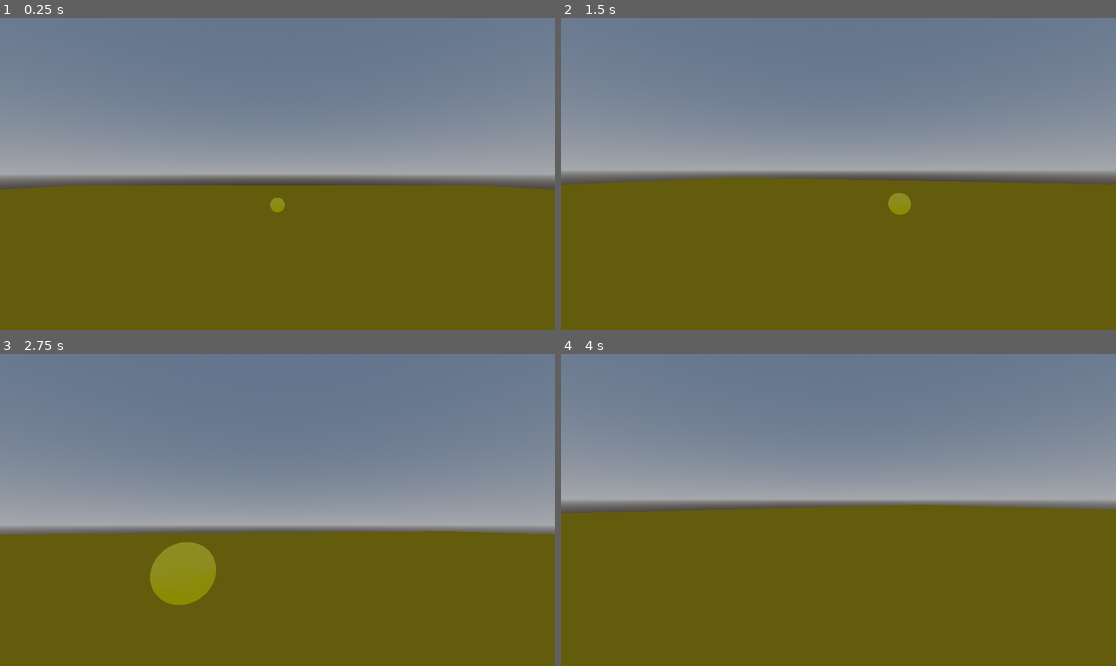
Above: before the commit, frames 1-4 (two rows, left to right).
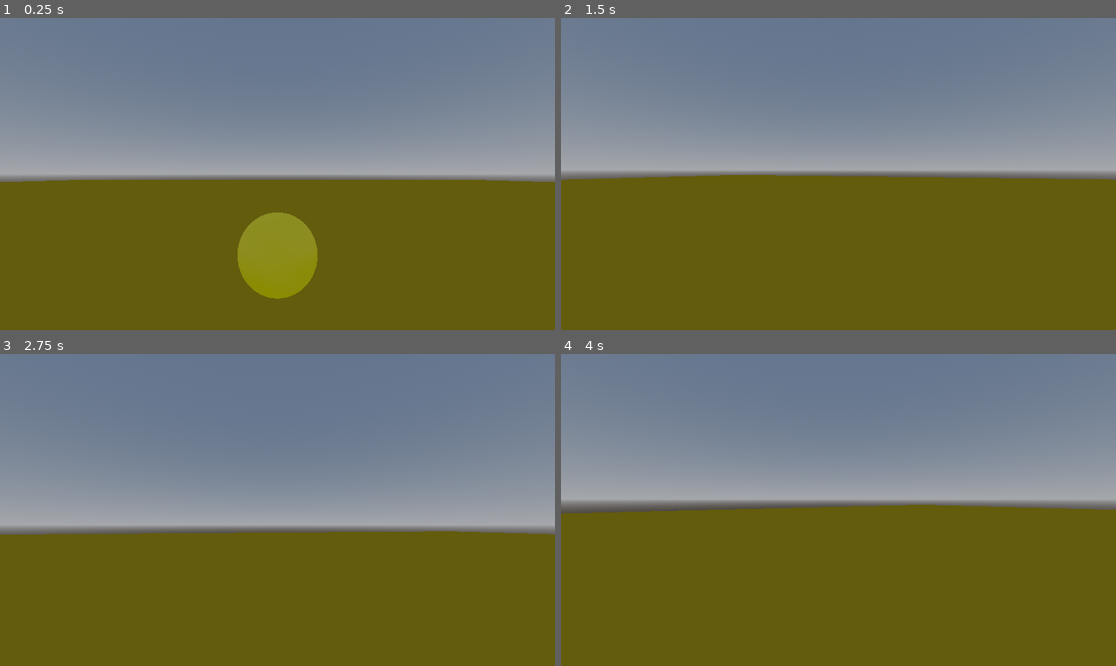
Above: after the commit, the same moments.

Repository: tajsDev/cleanser
Game: Godot game, scene res://Levels/level_one.tscn
Same seed, same stepped clock (60 frames per second), same inputs: the game is played once before the commit and once after it.
Inputs (mouse positions are in pixels of both pictures, inside the frame that each line leads up to):
- Up to frame 1 (0.25 s): no input
- Up to frame 2 (1.5 s): tap Enter (ui_accept) at 0.5, 0.77 s; move the mouse to (866, 174) at 0.52 s; hold Up (ui_up) from 0.53 s (still down); move the mouse to (810, 174) at 1.27 s
- Up to frame 3 (2.75 s): keep holding Up (ui_up); tap Enter (ui_accept) at 1.52 s; move the mouse to (288, 503) at 2.02 s
- Up to frame 4 (4 s): keep holding Up (ui_up); move the mouse to (832, 516) at 2.77 s; tap Enter (ui_accept) at 3.02, 3.77 s; move the mouse to (877, 513) at 3.52 s

The runs differ from the first frame. In frame 1, 5.1% of the frame differs, in the area x 0-100%, y 51-90%; in frame 2, 1.4%; in frame 3, 1.9%; in frame 4, nothing differs.

Commit message:
nav agent start

Diff:
--- a/Levels/level_one.tscn
+++ b/Levels/level_one.tscn
@@ -1,7 +1,10 @@
-[gd_scene load_steps=8 format=3 uid="uid://1psxygxh4rvo"]
+[gd_scene load_steps=9 format=3 uid="uid://1psxygxh4rvo"]
 
 [ext_resource type="PackedScene" uid="uid://ds5rdkbb2n5fq" path="res://Player/player.tscn" id="1_ethjy"]
+[ext_resource type="Script" path="res://Scripts/nav_mesh.gd" id="1_vmttd"]
 [ext_resource type="PackedScene" uid="uid://busavbu5ruen3" path="res://Enemies/villager.tscn" id="2_fppoc"]
+
+[sub_resource type="NavigationMesh" id="NavigationMesh_5e0kf"]
 
 [sub_resource type="StandardMaterial3D" id="StandardMaterial3D_0ilk5"]
 albedo_color = Color(0.384314, 0.356863, 0.211765, 1)
@@ -9,30 +12,31 @@
 [sub_resource type="BoxMesh" id="BoxMesh_6em2m"]
 material = SubResource("StandardMaterial3D_0ilk5")
 
-[sub_resource type="PhysicsMaterial" id="PhysicsMaterial_6ojdt"]
+[sub_resource type="PhysicsMaterial" id="PhysicsMaterial_hw4xq"]
 
-[sub_resource type="BoxShape3D" id="BoxShape3D_vn6oh"]
-
-[sub_resource type="NavigationMesh" id="NavigationMesh_312ki"]
+[sub_resource type="BoxShape3D" id="BoxShape3D_2fyjp"]
 
 [node name="Node3D" type="Node3D"]
 
-[node name="Ground" type="MeshInstance3D" parent="."]
-transform = Transform3D(100, 0, 0, 0, 1, 0, 0, 0, 100, 0, -3.17217, 0)
+[node name="NavigationRegion3D" type="NavigationRegion3D" parent="."]
+transform = Transform3D(100, 0, 0, 0, 1, 0, 0, 0, 100, 0, 0.482352, 0)
+navigation_mesh = SubResource("NavigationMesh_5e0kf")
+script = ExtResource("1_vmttd")
+
+[node name="Ground" type="MeshInstance3D" parent="NavigationRegion3D"]
+transform = Transform3D(1, 0, 0, 0, 1, 0, 0, 0, 1, 0, -0.482352, 0)
 mesh = SubResource("BoxMesh_6em2m")
-skeleton = NodePath("../Player")
+skeleton = NodePath("../../Player")
 
-[node name="StaticBody3D" type="StaticBody3D" parent="Ground"]
-physics_material_override = SubResource("PhysicsMaterial_6ojdt")
+[node name="StaticBody3D" type="StaticBody3D" parent="NavigationRegion3D/Ground"]
+physics_material_override = SubResource("PhysicsMaterial_hw4xq")
 
-[node name="CollisionShape3D" type="CollisionShape3D" parent="Ground/StaticBody3D"]
-shape = SubResource("BoxShape3D_vn6oh")
-
-[node name="NavigationRegion3D" type="NavigationRegion3D" parent="Ground"]
-navigation_mesh = SubResource("NavigationMesh_312ki")
+[node name="CollisionShape3D" type="CollisionShape3D" parent="NavigationRegion3D/Ground/StaticBody3D"]
+shape = SubResource("BoxShape3D_2fyjp")
 
 [node name="Player" parent="." instance=ExtResource("1_ethjy")]
+transform = Transform3D(1, 0, 0, 0, 1, 0, 0, 0, 1, 0, 1.48737, 0)
 slide_on_ceiling = false
 
 [node name="Villager" parent="." instance=ExtResource("2_fppoc")]
-transform = Transform3D(1, 0, 0, 0, 1, 0, 0, 0, 1, 0, -1.96662, -14.4861)
+transform = Transform3D(1, 0, 0, 0, 0.999997, 0.00260054, 0, -0.00260054, 0.999997, 0, 0.99937, -3.88667)
--- /dev/null
+++ b/Scripts/nav_mesh.gd
@@ -0,0 +1,27 @@
+extends Node3D
+
+var navigation_mesh: NavigationMesh
+var region_rid: RID
+
+func _ready() -> void:
+	navigation_mesh = NavigationMesh.new()
+	region_rid = NavigationServer3D.region_create()
+
+	# Enable the region and set it to the default navigation map.
+	NavigationServer3D.region_set_enabled(region_rid, true)
+	NavigationServer3D.region_set_map(region_rid, get_world_3d().get_navigation_map())
+
+	# Add vertices for a convex polygon.
+	navigation_mesh.vertices = PackedVector3Array([
+		Vector3(-1.0, 0.0, 1.0),
+		Vector3(1.0, 0.0, 1.0),
+		Vector3(1.0, 0.0, -1.0),
+		Vector3(-1.0, 0.0, -1.0),
+	])
+
+	# Add indices for the polygon.
+	navigation_mesh.add_polygon(
+		PackedInt32Array([0, 1, 2, 3])
+	)
+
+	NavigationServer3D.region_set_navigation_mesh(region_rid, navigation_mesh)
--- a/Scripts/villager_nav.gd
+++ b/Scripts/villager_nav.gd
@@ -4,12 +4,14 @@
 @onready var navigation_agent: NavigationAgent3D = get_node("NavigationAgent3D")
 
 func _ready() -> void:
+	await get_tree().physics_frame
+	set_movement_target(Vector3(-1,0,-1))
 	navigation_agent.velocity_computed.connect(Callable(_on_velocity_computed))
 
 func set_movement_target(movement_target: Vector3):
 	navigation_agent.set_target_position(movement_target)
 
-func _physics_process(delta):
+func _physics_process(_delta):
 	if navigation_agent.is_navigation_finished():
 		return
 
@@ -19,6 +21,7 @@
 		navigation_agent.velocity = new_velocity
 	else:
 		_on_velocity_computed(new_velocity)
+	print(next_path_position)
 
 func _on_velocity_computed(safe_velocity: Vector3):
 	velocity = safe_velocity
